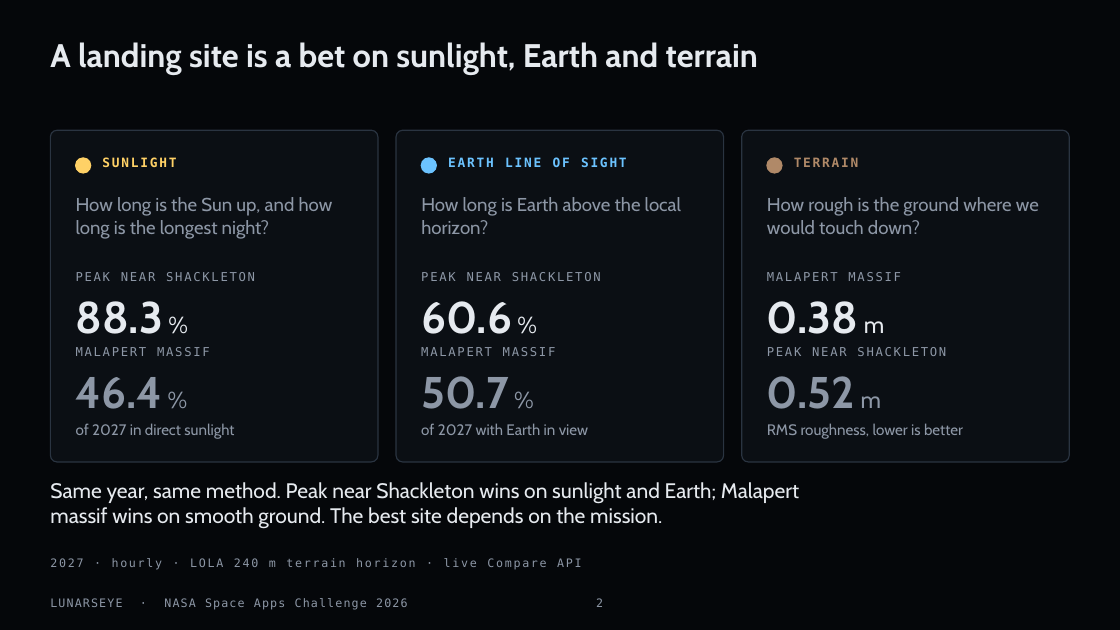
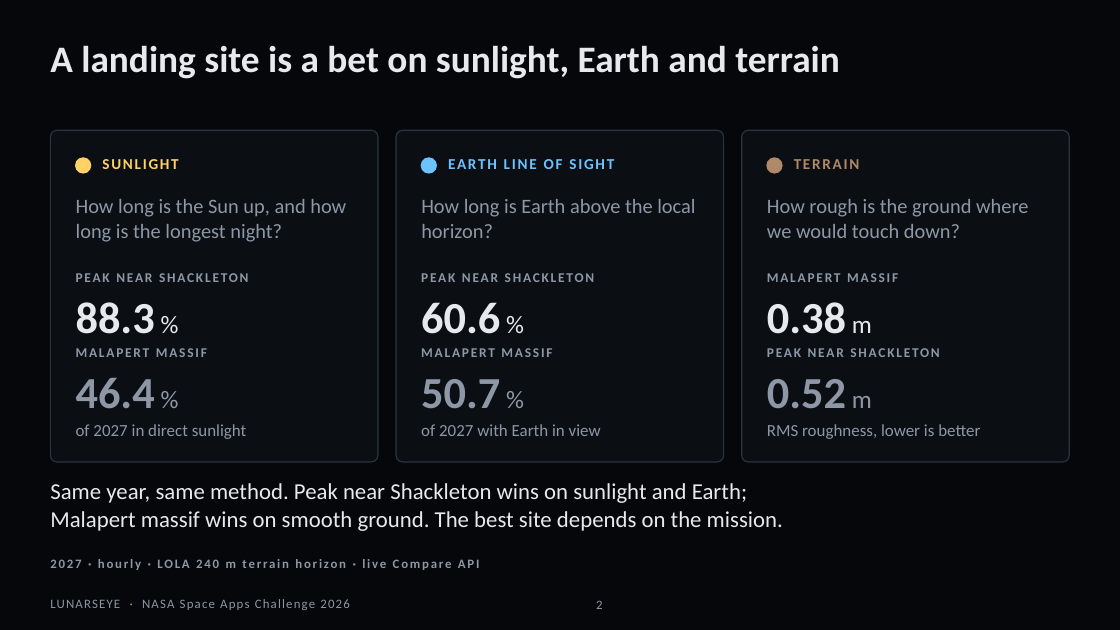
Before and after one commit to 5764678/LUNARSEYE, a slide deck: slide 2 of submission/LUNARSEYE_deck.pptx. Drawn at 1120x630 pixels with LibreOffice and Linux fonts; fonts in the diff are those of the drawing. Boxes give left, top, right and bottom in pixels: in the first picture for what was removed or moved away, otherwise in the second. Text is boxed around its words. In the diff, an @@ line names an element or a change of style, - is before the commit and + after.

```diff
--- a/submission/LUNARSEYE_deck.pptx
+++ b/submission/LUNARSEYE_deck.pptx
@@ title "A landing site is a ..." at (x1=50, y1=45, x2=840, y2=79): size 28 to 32 pt, font Cabin to Calibri @@
@@ size 11 to 13 pt, font DejaVu Sans Mono to Calibri in 3 elements at (x1=102, y1=159, x2=178, y2=169), (x1=448, y1=159, x2=614, y2=169), (x1=794, y1=159, x2=860, y2=169) @@
@@ size 16 to 17.5 pt, font Cabin to Calibri in 3 elements at (x1=76, y1=199, x2=346, y2=242), (x1=421, y1=199, x2=695, y2=238), (x1=767, y1=199, x2=1028, y2=238) @@
@@ text "0.38 m" at (x1=767, y1=302, x2=872, y2=334): size 20 to 21.5 pt in "m"; font Cabin to Calibri @@
@@ size 10.5 to 11.5 pt, font DejaVu Sans Mono to Calibri, bold on in 6 elements at (x1=76, y1=273, x2=248, y2=282), (x1=76, y1=348, x2=207, y2=357), (x1=421, y1=273, x2=594, y2=282), (x1=421, y1=348, x2=552, y2=357), (x1=767, y1=273, x2=898, y2=282), (x1=767, y1=348, x2=939, y2=357) @@
@@ size 20 to 21.5 pt in "%"; font Cabin to Calibri in 4 elements at (x1=76, y1=302, x2=155, y2=334), (x1=76, y1=378, x2=155, y2=409), (x1=421, y1=302, x2=500, y2=334), (x1=421, y1=379, x2=500, y2=408) @@
@@ text "0.52 m" at (x1=767, y1=379, x2=872, y2=408): size 20 to 21.5 pt in "m"; font Cabin to Calibri @@
@@ size 13 to 14.5 pt, font Cabin to Calibri in 3 elements at (x1=76, y1=424, x2=247, y2=439), (x1=421, y1=424, x2=601, y2=436), (x1=767, y1=424, x2=980, y2=439) @@
@@ text "Same year, same method. Peak ..." at (x1=50, y1=483, x2=783, y2=531): size 18 to 19.5 pt, font Cabin to Calibri @@
@@ text "2027 · hourly · LOLA ..." at (x1=50, y1=559, x2=480, y2=570): size 10 to 11 pt, font DejaVu Sans Mono to Calibri, bold on @@
@@ text "LUNARSEYE · NASA Space Apps ..." at (x1=50, y1=599, x2=350, y2=610): size 10 to 11 pt, font DejaVu Sans Mono to Calibri @@
@@ page number at (x1=596, y1=600, x2=602, y2=609): size 10 to 11 pt, font DejaVu Sans Mono to Calibri @@
```
Also in this commit, not shown: 17 other slides changed, 43 other files.
